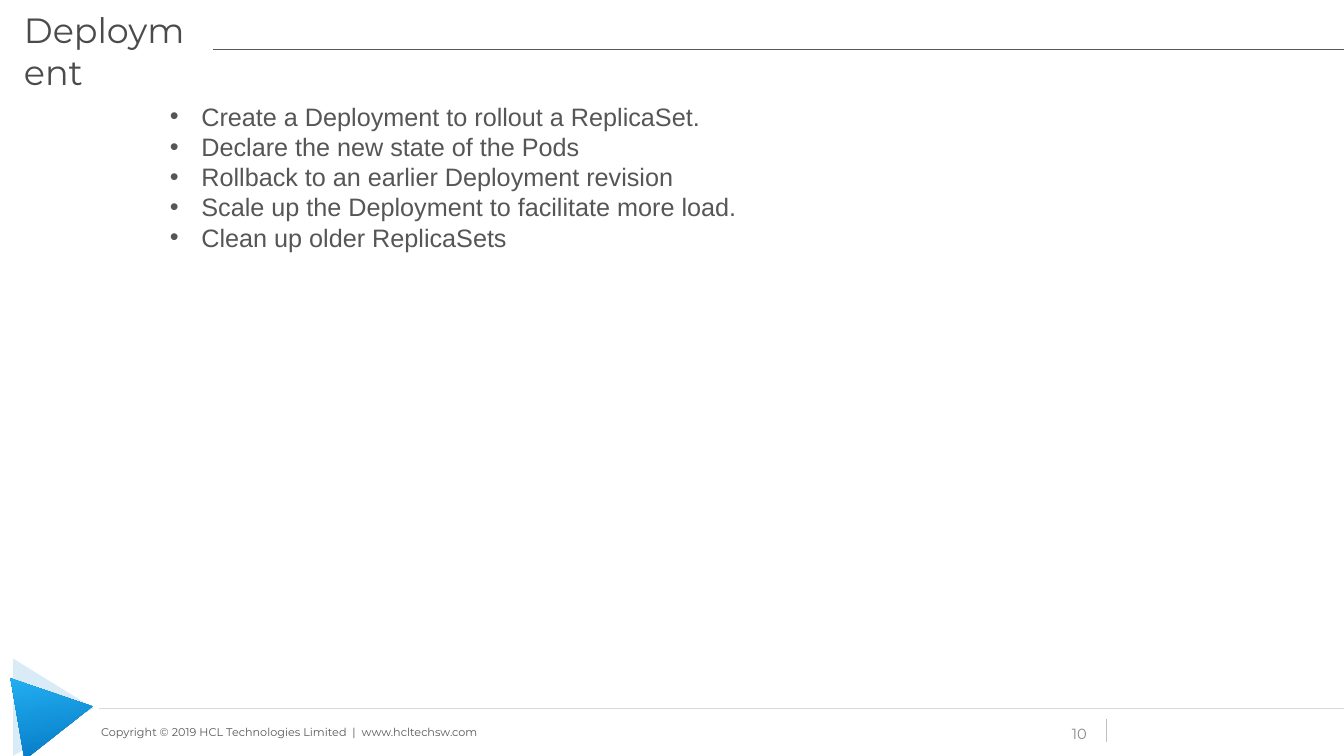
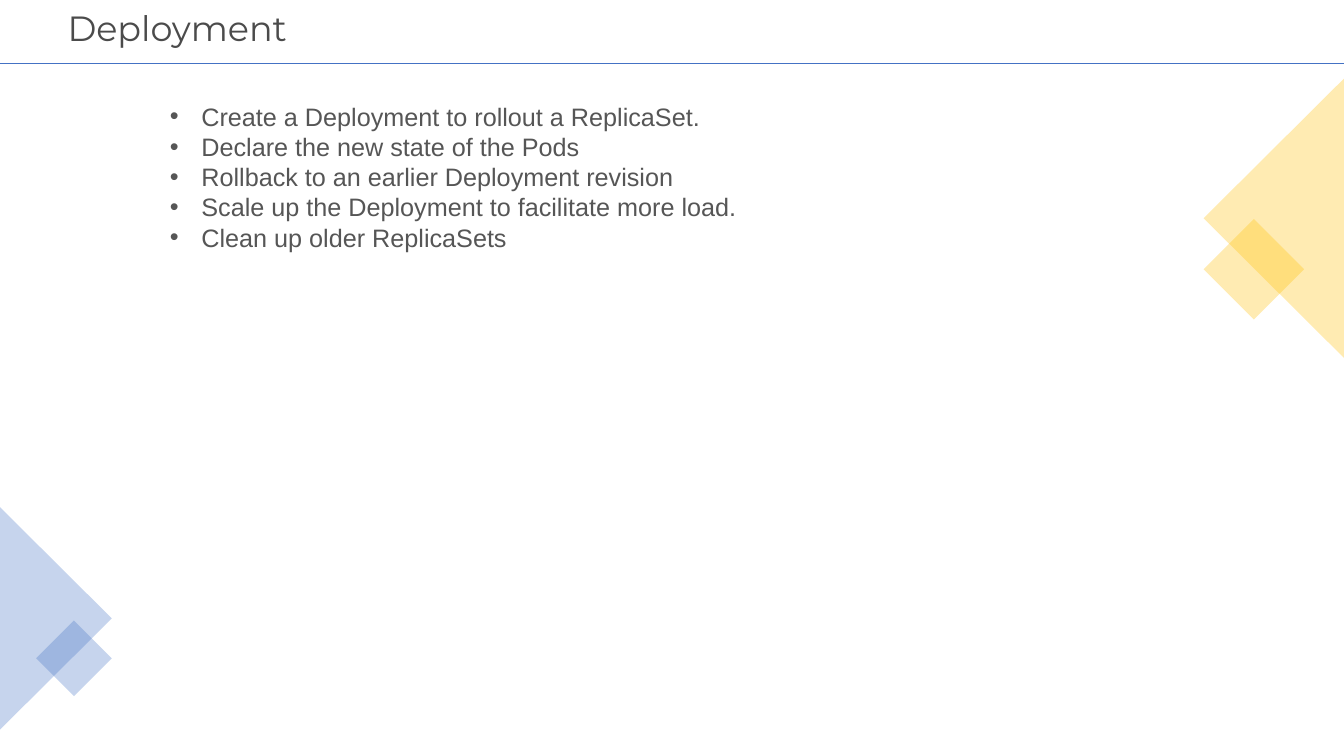
Before and after one commit to learning-zone/docker-and-kubernetes-basics, a slide deck: slide 10 of kubernetes-workshop-files/Kubernetes_Workshop.pptx. Drawn at 1344x756 pixels with LibreOffice and Linux fonts; fonts in the diff are those of the drawing; background and template pictures are left out. Boxes give left, top, right and bottom in pixels: in the first picture for what was removed or moved away, otherwise in the second. Text is boxed around its words. In the diff, an @@ line names an element or a change of style, - is before the commit and + after.

```diff
--- a/kubernetes-workshop-files/Kubernetes_Workshop.pptx
+++ b/kubernetes-workshop-files/Kubernetes_Workshop.pptx
@@ title "Deployment": place and size @@
-title "Deployment" at [305,107,439,131]
+title "Deployment" at [68,15,287,48]
@@ title "Deployment" at [68,15,287,48]: line spacing 1 to 0.9; vertical alignment top to middle @@
@@ line removed from (29, 49) to (1344, 49) @@
@@ line added from (0, 64) to (1344, 64), #4472C4 0.5 pt @@
@@ triangle added at [1204,79,1344,358], fill #FFC000 at 30% opacity @@
@@ rectangle added at [1204,219,1305,320], fill #FFC000 at 30% opacity @@
@@ triangle added at [0,507,112,730], fill #4472C4 at 30% opacity @@
@@ rectangle added at [36,620,112,696], fill #4472C4 at 30% opacity @@
@@ triangle removed at [14,659,94,756] @@
@@ triangle removed at [11,665,100,756] @@
@@ line removed from (100, 709) to (1344, 709) @@
@@ line removed from (1107, 719) to (1107, 742) @@
@@ text removed at [101,728,478,738] @@
-Copyright © 2019 HCL Technologies Limited | www.hcltechsw.com
@@ page number removed at [1072,729,1087,739] @@
-10
```
Also in this commit, not shown: 19 other slides changed, 1 slide added.
